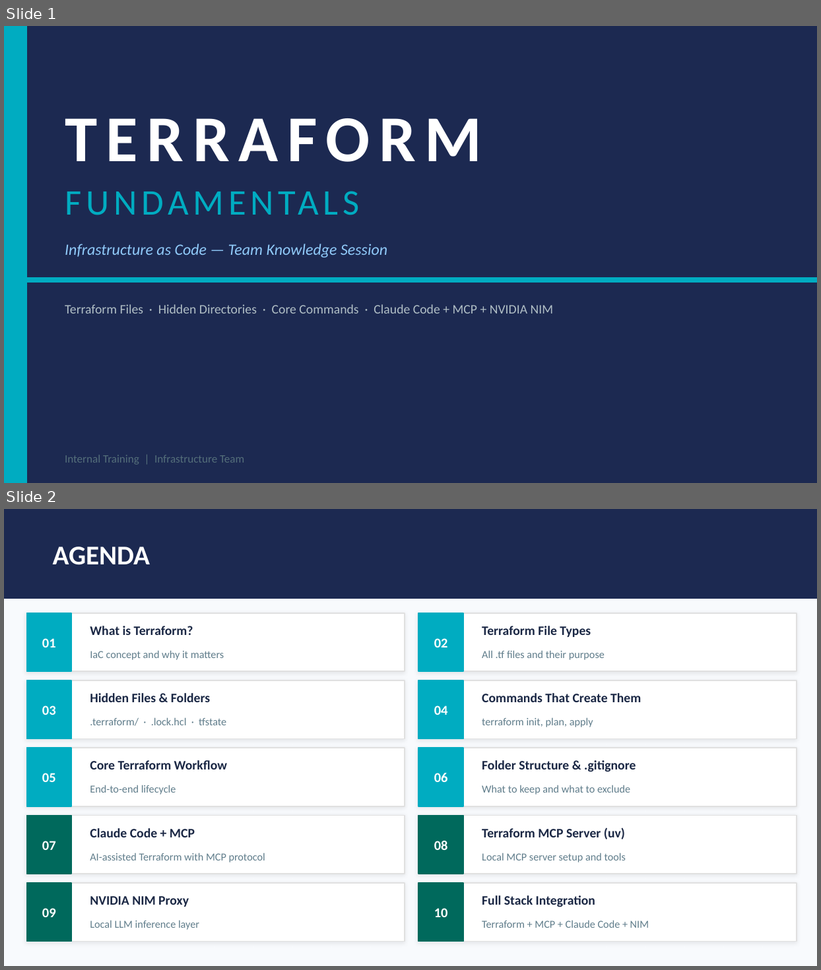
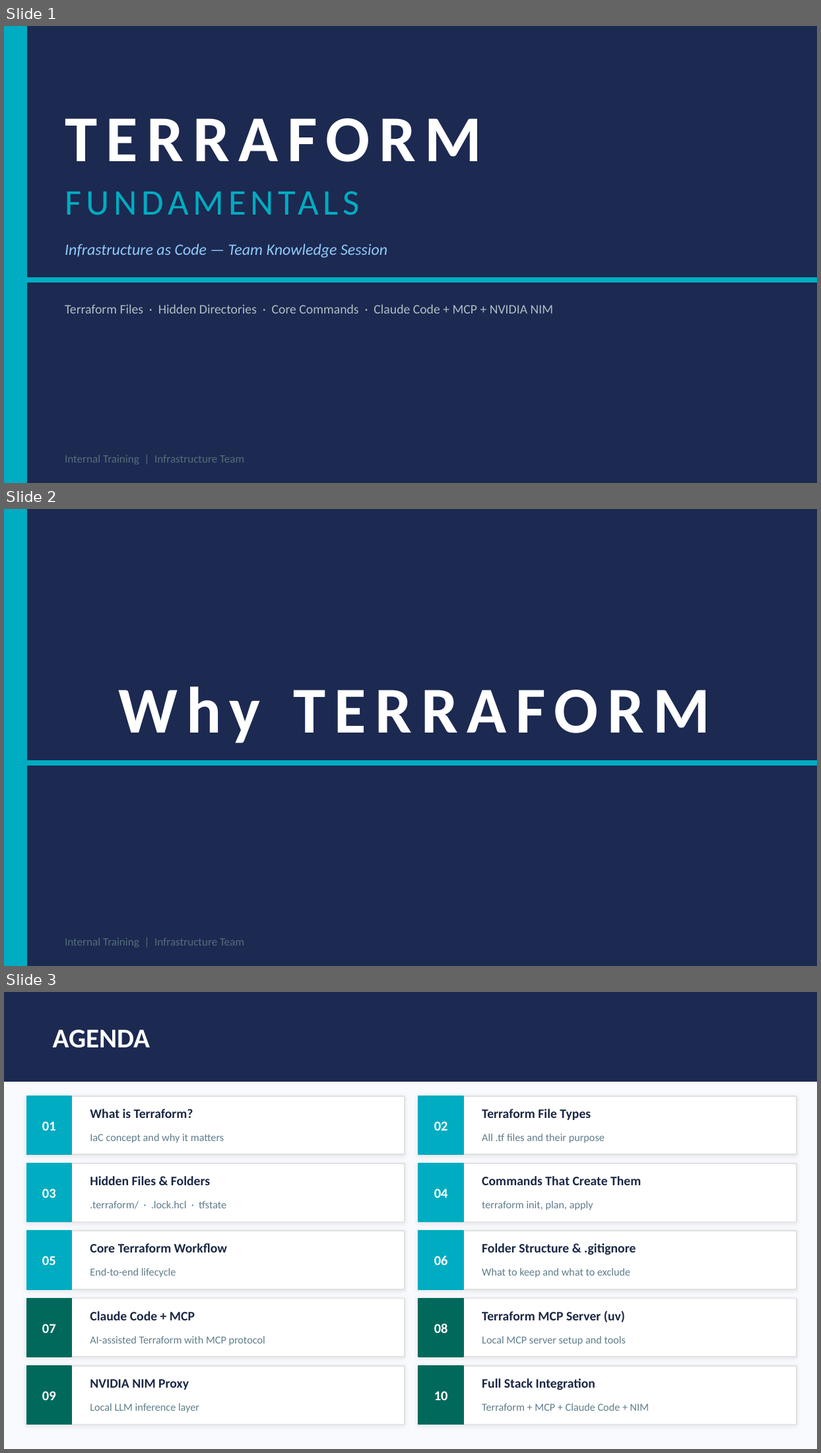
Before and after one commit to mrbalraj007/Learn-AI-MCP_ML, a slide deck: 13.Free-ClaudeCode-With-MCPServer-On-Windows/Terraform_Fundamentals_v2.pptx. Shown one above the other, each under a label of ours: slides 1 and 2 before the commit, slides 1, 2 and 3 after it. The pictures are 821x970 and 821x1453 pixels, drawn with LibreOffice and Linux fonts; fonts in the diff are those of the drawing. Boxes give left, top, right and bottom in pixels: in the first picture for what was removed or moved away, otherwise in the second. Text is boxed around its words. In the diff, an @@ line names an element or a change of style, - is before the commit and + after.

```diff
--- a/13.Free-ClaudeCode-With-MCPServer-On-Windows/Terraform_Fundamentals_v2.pptx
+++ b/13.Free-ClaudeCode-With-MCPServer-On-Windows/Terraform_Fundamentals_v2.pptx
@@ slide 2 added at (4,509,817,966), background #1C2951 @@
@@ rectangle added at (4,509,26,966), fill #00ACC1, outline #00ACC1 1 pt @@
@@ text added at (118,687,710,743), 58 pt, text #FFFFFF, bold @@
+Why TERRAFORM
@@ rectangle added at (26,761,817,765), fill #00ACC1, outline #00ACC1 1 pt @@
@@ text added at (65,938,244,948), 10 pt, text #546E7A @@
+Internal Training | Infrastructure Team
@@ what was slide 2 is now slide 3 @@
```
Also in this commit, not shown: 2 slides changed, 1 other slide added.
